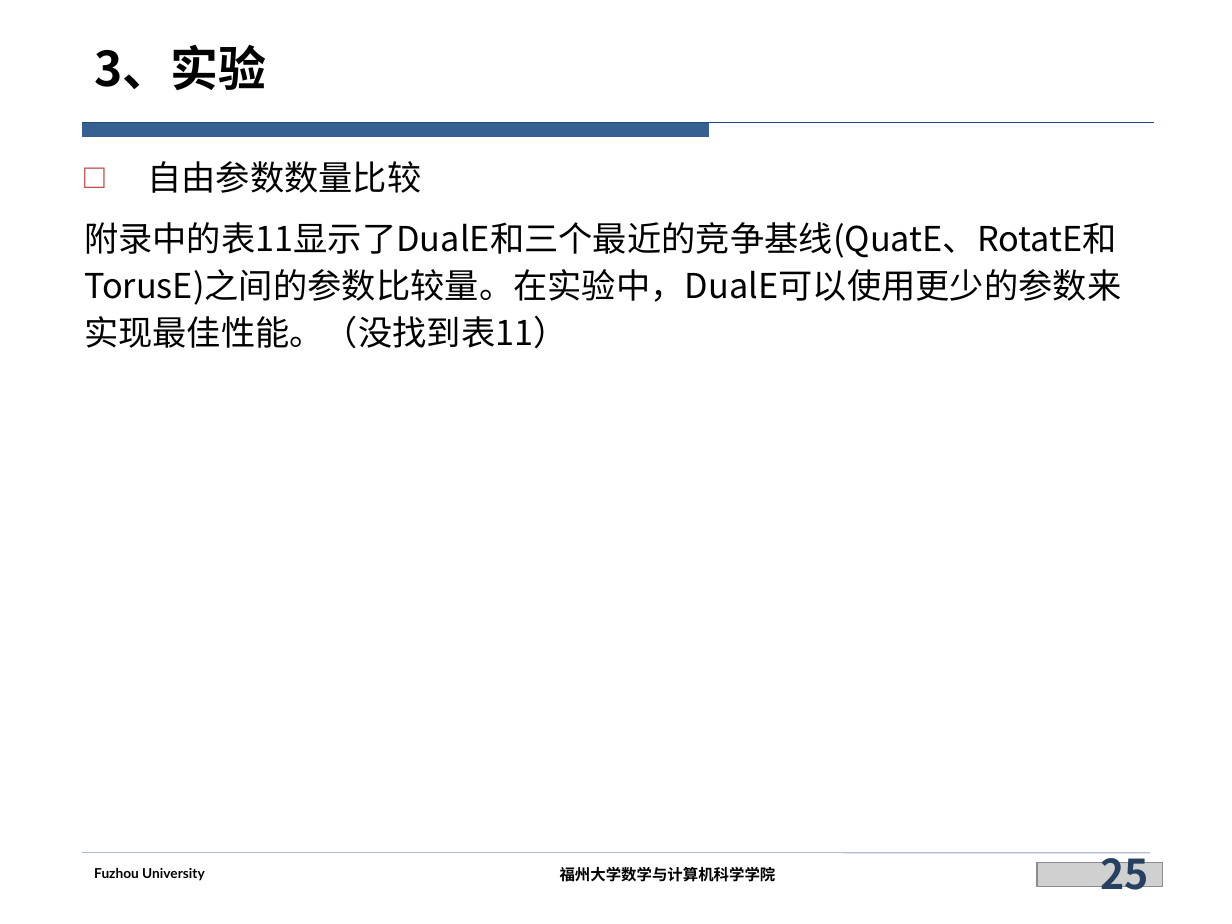
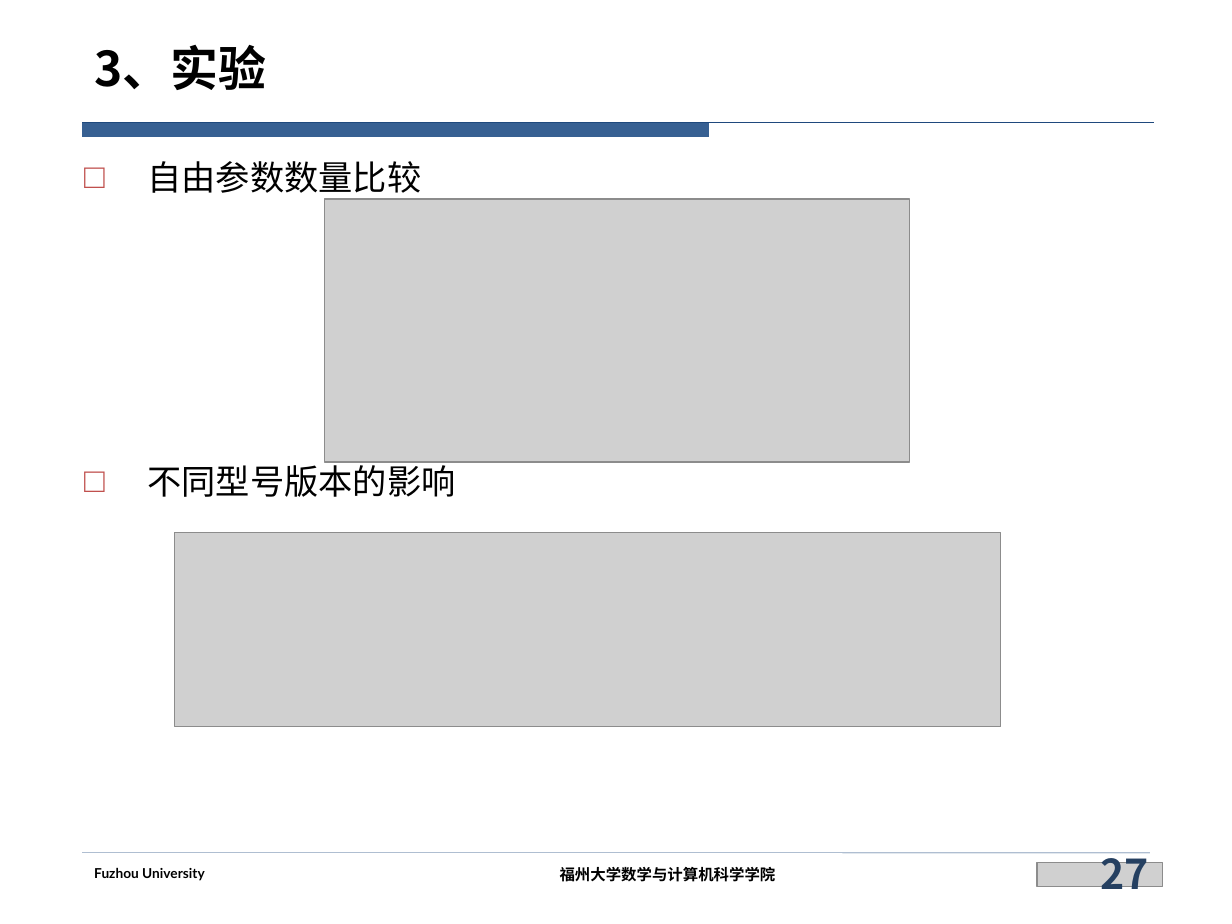
Before and after one commit to siberia0015/Paper-Report, a slide deck: slide 27 of 实验室/DualE/DualE.pptx (slide 25 before the commit). Drawn at 1232x924 pixels with LibreOffice and Linux fonts; fonts in the diff are those of the drawing; grey boxes stand for pictures; background and template pictures are left out. Boxes give left, top, right and bottom in pixels: in the first picture for what was removed or moved away, otherwise in the second. Text is boxed around its words. In the diff, an @@ line names an element or a change of style, - is before the commit and + after.

Commit message:
update DualE

```diff
--- a/实验室/DualE/DualE.pptx
+++ b/实验室/DualE/DualE.pptx
@@ picture added at (x1=325, y1=198, x2=910, y2=462) @@
@@ text at (x1=147, y1=460, x2=456, y2=497): text changed @@
-附录中的表11显示了DualE和三个最近的竞争基线(QuatE、RotatE和TorusE)之间的参数比较量。在实验中，DualE可以使用更少的参数来实现最佳性能。（没找到表11）
+□ 不同型号版本的影响
@@ picture added at (x1=175, y1=532, x2=1002, y2=727) @@
@@ page number at (x1=1100, y1=846, x2=1148, y2=899): text changed @@
-25
+27
```
Also in this commit, not shown: 9 other slides changed, 3 slides added.
